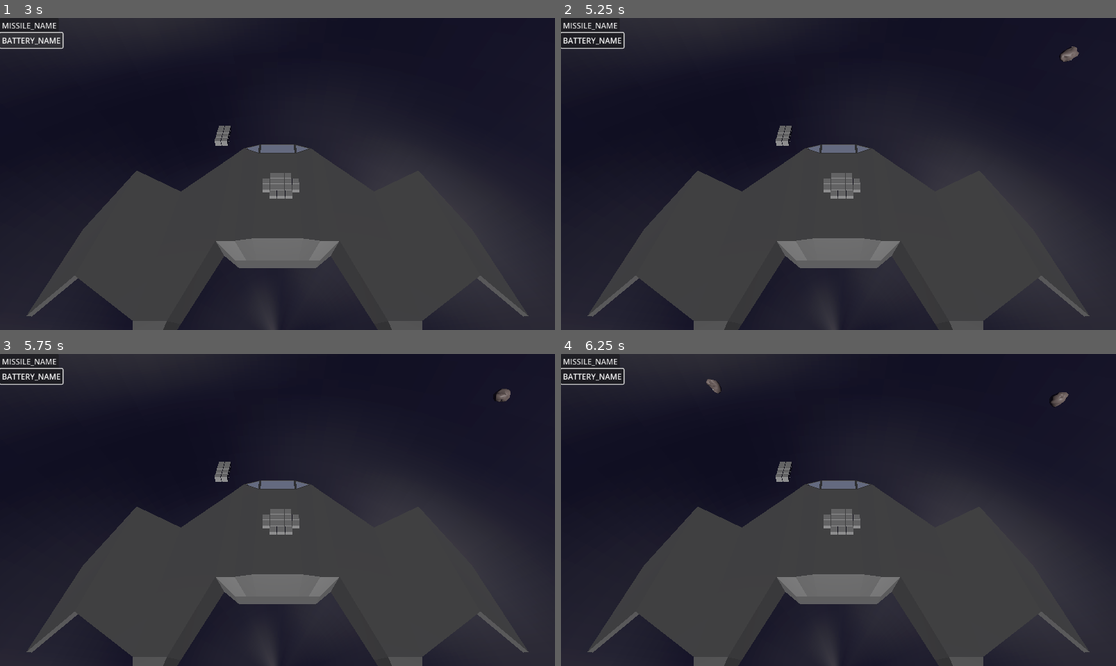
Above: before the commit, frames 1-4 (two rows, left to right).
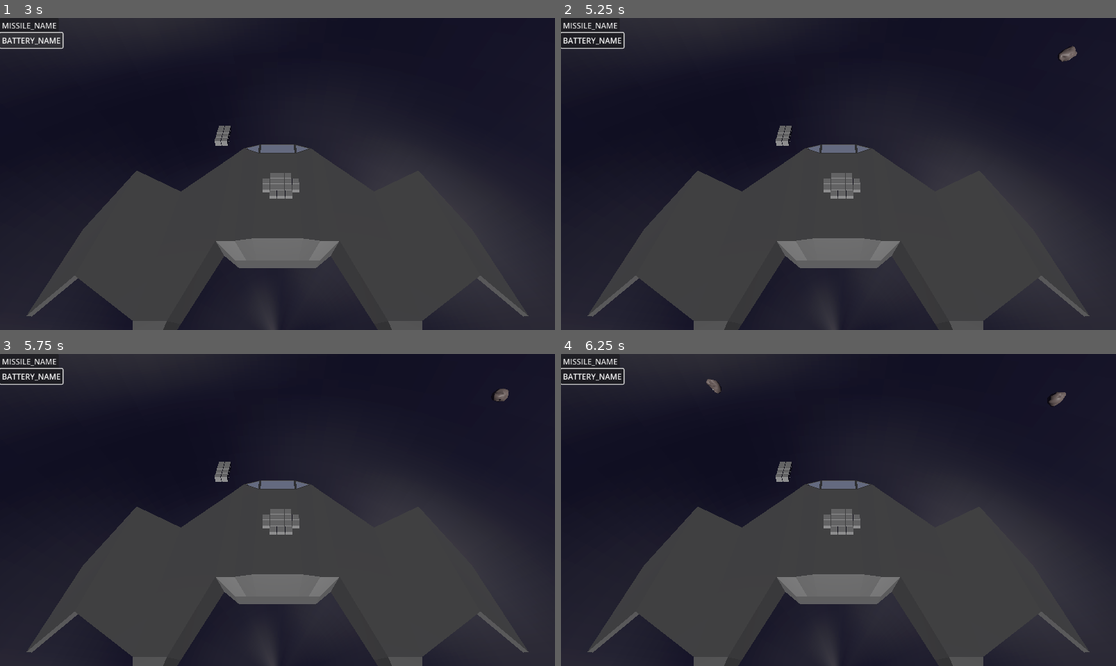
Above: after the commit, the same moments.

Repository: Xwilarg/LudumDare54
Game: Godot game, scene res://Scenes/Main.tscn
Same seed, same stepped clock (60 frames per second), same inputs: the game is played once before the commit and once after it.
Inputs (mouse positions are in pixels of both pictures, inside the frame that each line leads up to):
- Up to frame 1 (3 s): click "MISSILE_NAME" at 0.5 s; click "BATTERY_NAME" at 1.25 s; click "MISSILE_NAME" at 2 s; click "BATTERY_NAME" at 2.75 s
- Up to frame 2 (5.25 s): click "MISSILE_NAME" at 3.5 s; click "BATTERY_NAME" at 4.25 s; move the mouse to (960, 158) at 5.02 s; click (960, 158) at 5.17 s
- Up to frame 3 (5.75 s): no input
- Up to frame 4 (6.25 s): tap Enter at 5.75 s; move the mouse to (727, 525) at 5.77 s; click (727, 525) at 5.92 s

Frame 1 is identical in both runs. In frame 2, less than 0.1% of the frame differs, in the area x 89-94%, y 8-15%; in frame 3, less than 0.1%; in frame 4, less than 0.1%, in the area x 27-92%, y 10-17%.
Error before the commit: Invalid assignment of property or key 'material' with value of type 'ShaderMaterial' on a base object of type 'Node3D (Asteroid)'. (res://Scripts/AsteroidSpawn…

Commit message:
Store asteroid type as string in asteroid class

Diff:
--- a/Scripts/Asteroid.gd
+++ b/Scripts/Asteroid.gd
@@ -7,7 +7,7 @@
 var move_speed: float = 100
 var rotation_speed: float = PI
 var parent
-var type: Dictionary
+var type: String
 
 func _ready():
 	$RigidBody3D.max_contacts_reported = 2;
@@ -28,7 +28,7 @@
 func set_target(value: Vector3):
 	target = value
 
-func set_type(value: Dictionary):
+func set_type(value: String):
 	type = value
 
 func _on_rigid_body_3d_body_entered(body):
--- a/Scripts/AsteroidManager.gd
+++ b/Scripts/AsteroidManager.gd
@@ -40,6 +40,7 @@
 	spawner.set_target(spaceship.position)
 
 	var random_key = asteroid_types.keys()[GameManager.rng.randi() % asteroid_types.size()]
+	spawner.type = random_key
 	spawner.asteroid_type = asteroid_types[random_key]
 
 	spawners.append(spawner)
@@ -50,8 +51,6 @@
 	for ndpath in _editor_spawns:
 		var spawn = get_node(ndpath);
 		_default_spawns.push_back(spawn.global_position);
-	# print(_editor_spawns);
-	# print(_default_spawns);
 
 func _on_spawn_timer_timeout():
 	$SpawnTimer.wait_time = _additional_spawners_timer
--- a/Scripts/AsteroidSpawner.gd
+++ b/Scripts/AsteroidSpawner.gd
@@ -8,6 +8,7 @@
 @onready var spawn_timer: float = 5
 @onready var spawn_random_timer: float = 2
 var asteroid_type: Dictionary
+var type: String
 
 var target: Vector3
 
@@ -43,8 +44,8 @@
 
 	asteroid.position = asteroid_position
 	asteroid.parent = self
-	asteroid.set_type(asteroid_type)
-	asteroid.material = asteroid_type["material"]
+	asteroid.set_type(type)
+	#asteroid.material = asteroid_type["material"]
 
 	asteroid.set_target(target)
 
